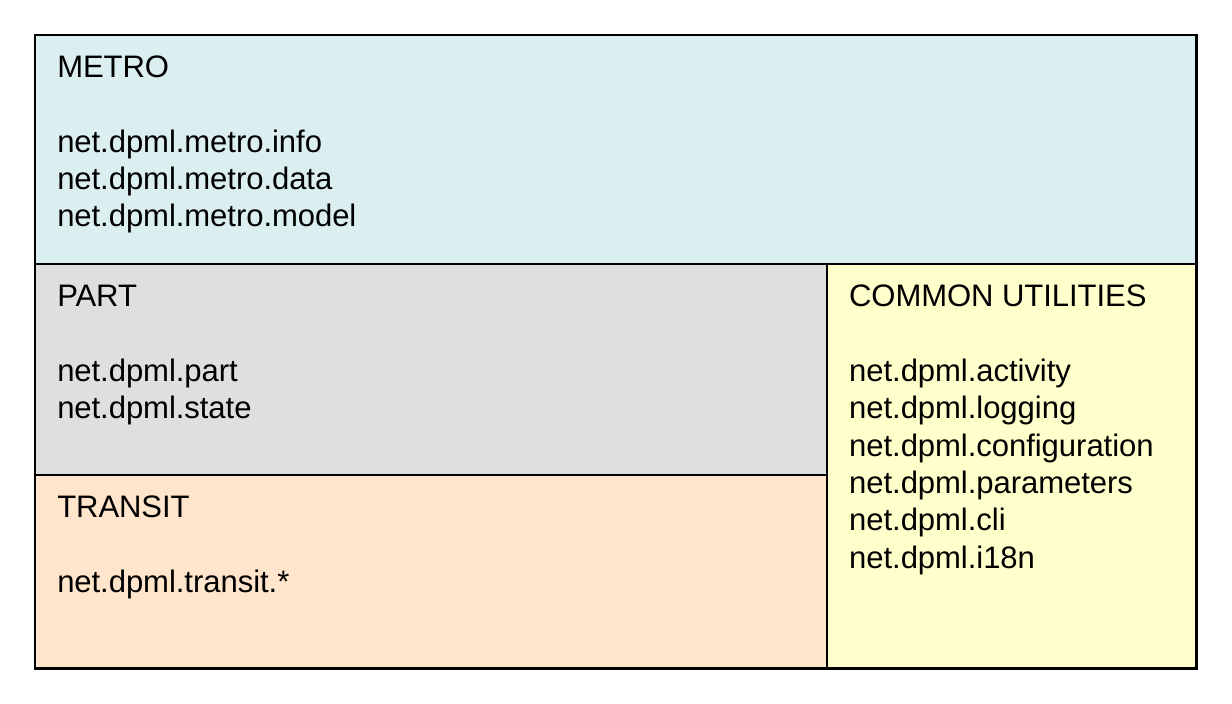
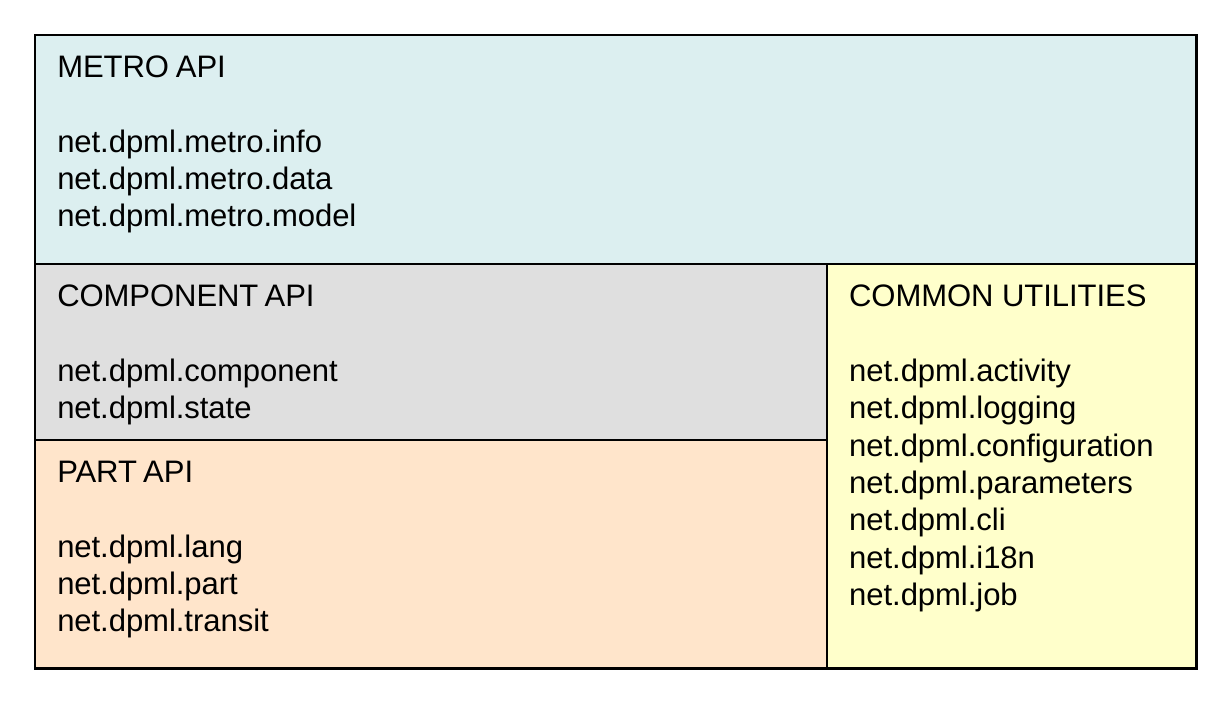
Before and after one commit to BackupTheBerlios/dpml-svn, a slide deck: slide 1 of trunk/main/central/src/art/apis.ppt. Drawn at 1232x704 pixels with LibreOffice and Linux fonts; fonts in the diff are those of the drawing. Boxes give left, top, right and bottom in pixels: in the first picture for what was removed or moved away, otherwise in the second. Text is boxed around its words. In the diff, an @@ line names an element or a change of style, - is before the commit and + after.

Commit message:
clean-up metro runtime description

```diff
--- a/trunk/main/central/src/art/apis.ppt
+++ b/trunk/main/central/src/art/apis.ppt
@@ text in rectangle at box(57, 55, 322, 158): text changed @@
-METRO
-net.dpml.metro.info
+METRO API
+net.dpml.metro.info
@@ rectangle "COMPONENT API net.dpml.component": place and size @@
-rectangle "COMPONENT API net.dpml.component" at box(36, 264, 827, 474)
+rectangle "COMPONENT API net.dpml.component" at box(36, 264, 827, 440)
@@ text in rectangle at box(57, 284, 337, 387): text changed @@
-PART
-net.dpml.part
+COMPONENT API
+net.dpml.component
@@ text in rectangle at box(849, 284, 1153, 611): text changed @@
-COMMON UTILITIES
-net.dpml.activity
-net.dpml.logging
-net.dpml.configuration
-net.dpml.parameters
-net.dpml.cli
-net.dpml.i18n
+COMMON UTILITIES
+net.dpml.activity
+net.dpml.logging
+net.dpml.configuration
+net.dpml.parameters
+net.dpml.cli
+net.dpml.i18n
+net.dpml.job
@@ rectangle "PART API net.dpml.lang net.dpml.part net.dpml.transit": place and size @@
-rectangle "PART API net.dpml.lang net.dpml.part net.dpml.transit" at box(36, 476, 827, 669)
+rectangle "PART API net.dpml.lang net.dpml.part net.dpml.transit" at box(36, 440, 827, 669)
@@ text in rectangle at box(57, 460, 268, 638): text changed @@
-TRANSIT
-net.dpml.transit.*
+PART API
+net.dpml.lang
+net.dpml.part
+net.dpml.transit
```
Also in this commit, not shown: 2 other files.
